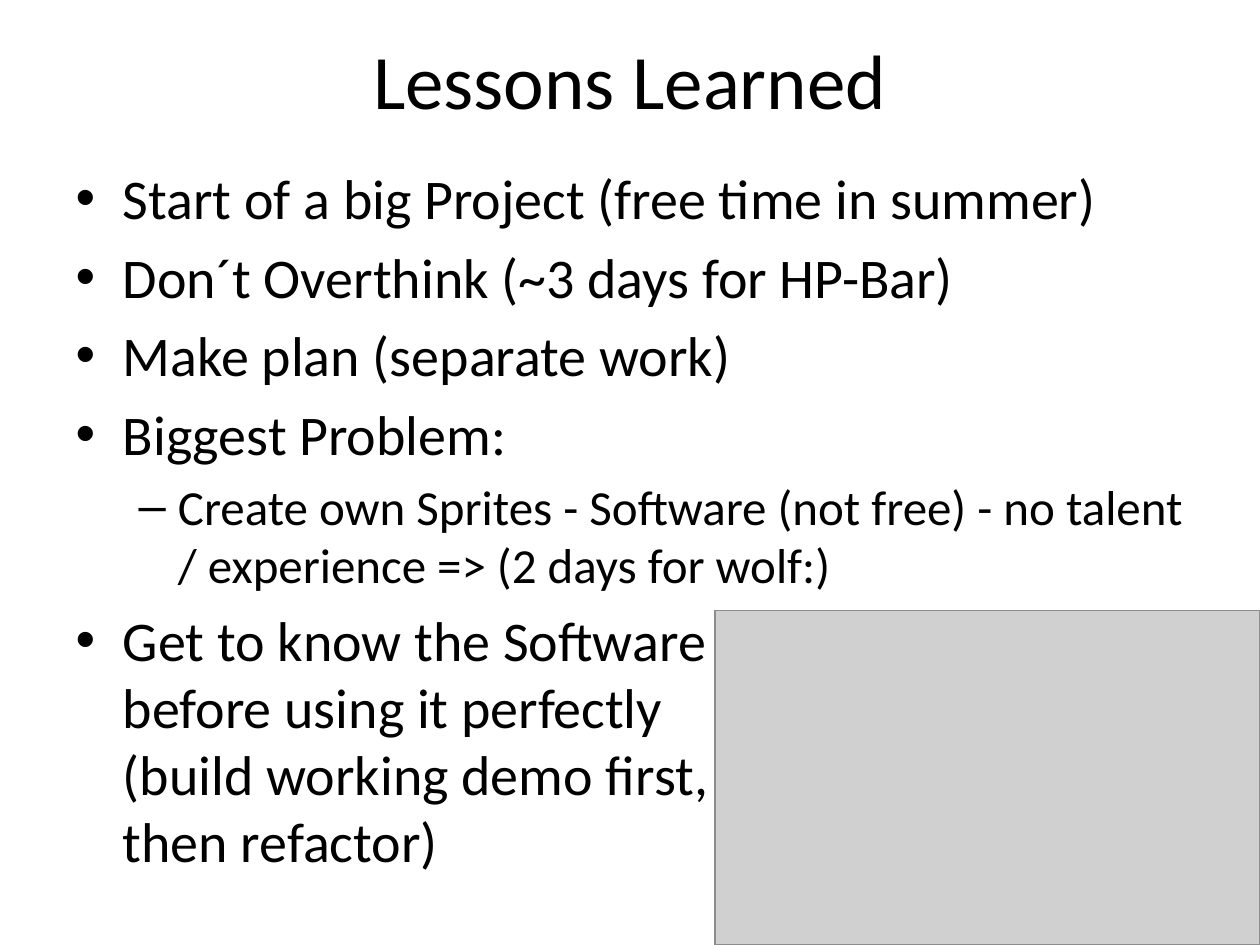
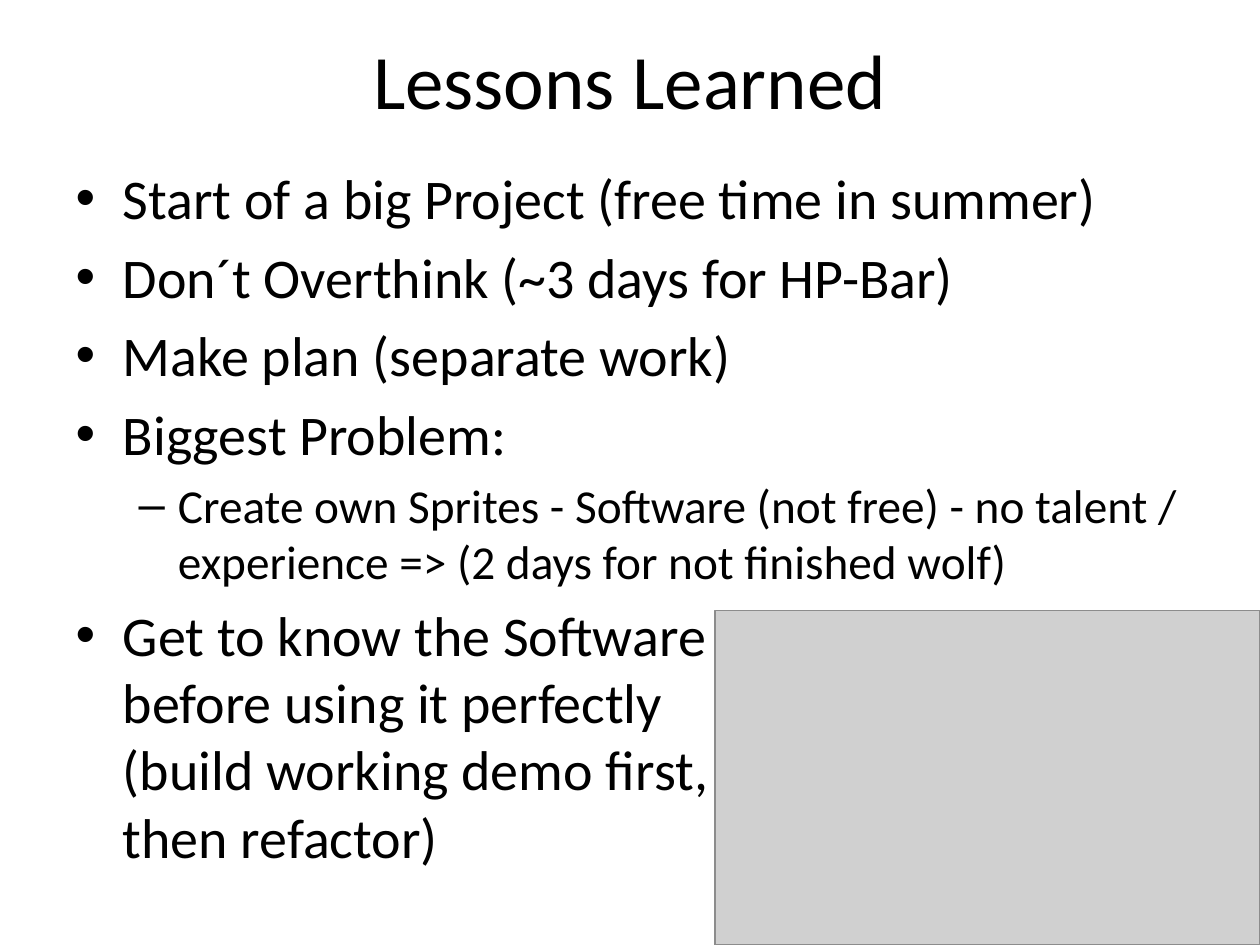
Before and after one commit to Ghost-Element/Anastasis, a slide deck: slide 4 of presentation/Präsentation.pptx. Drawn at 1260x945 pixels with LibreOffice and Linux fonts; fonts in the diff are those of the drawing; grey boxes stand for pictures. Boxes give left, top, right and bottom in pixels: in the first picture for what was removed or moved away, otherwise in the second. Text is boxed around its words. In the diff, an @@ line names an element or a change of style, - is before the commit and + after.

```diff
--- a/presentation/Präsentation.pptx
+++ b/presentation/Präsentation.pptx
@@ text at (x1=178, y1=488, x2=1147, y2=587): text changed; size 28 to 27 pt @@
-  – Create own Sprites - Software (not free) - no talent / experience => (2 days for wolf:)
+  – Create own Sprites - Software (not free) - no talent / experience => (2 days for not finished wolf)
```
Also in this commit, not shown: 1 other slide changed, 4 other files.
